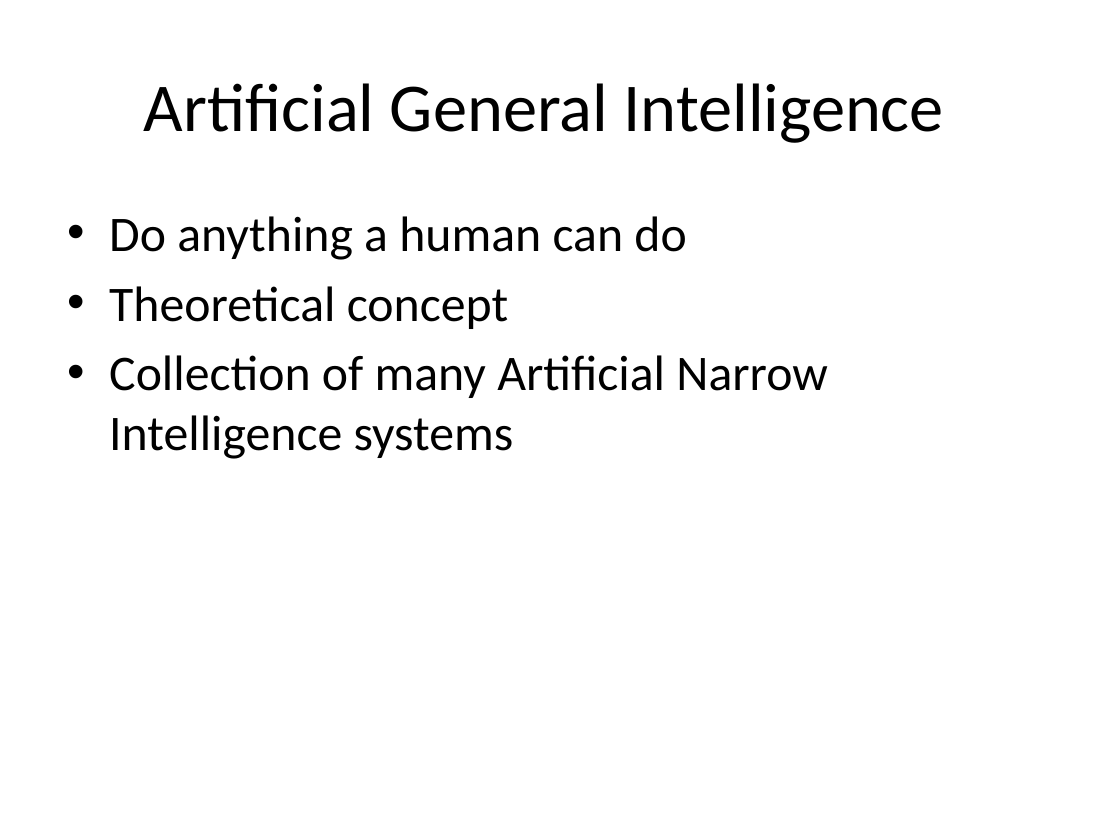
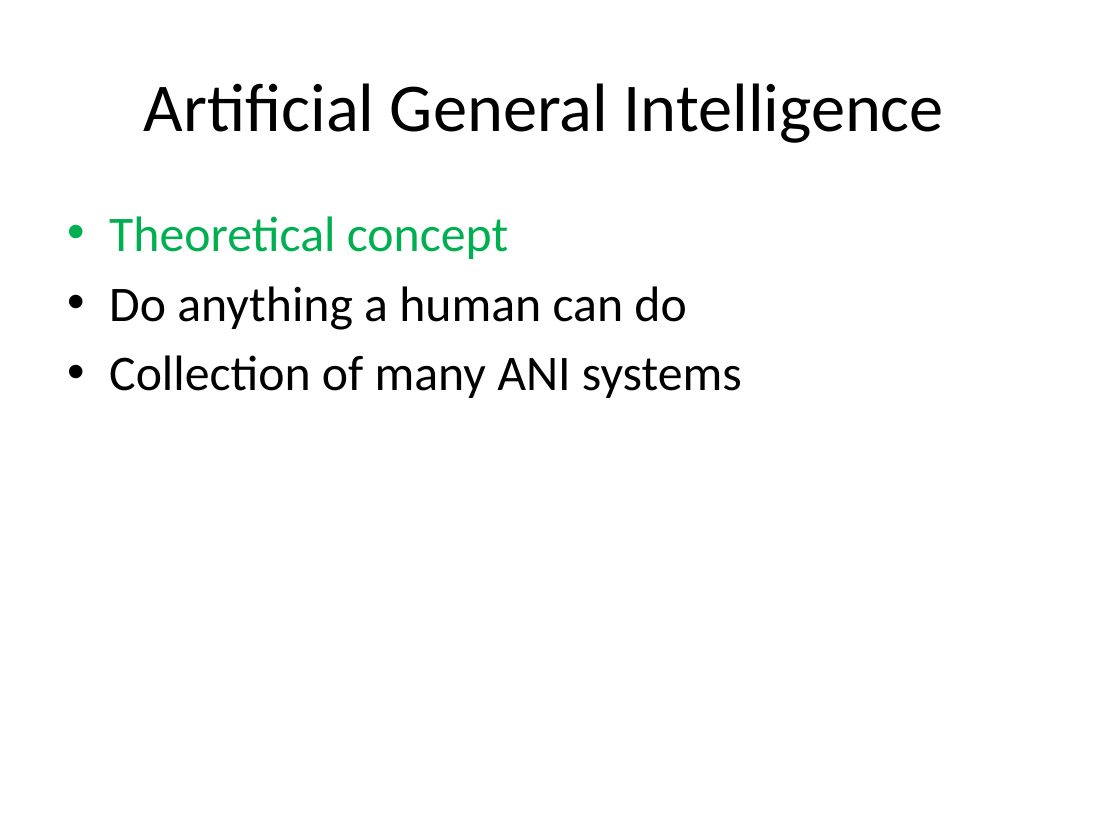
Before and after one commit to look4pritam/ArtificialIntelligence, a slide deck: slide 7 of presentations/AI/ArtificialIntelligence.pptx (slide 6 before the commit). Drawn at 1120x840 pixels with LibreOffice and Linux fonts; fonts in the diff are those of the drawing. Boxes give left, top, right and bottom in pixels: in the first picture for what was removed or moved away, otherwise in the second. Text is boxed around its words. In the diff, an @@ line names an element or a change of style, - is before the commit and + after.

```diff
--- a/presentations/AI/ArtificialIntelligence.pptx
+++ b/presentations/AI/ArtificialIntelligence.pptx
@@ text at (109, 216, 508, 259): paragraph added @@
+• Theoretical concept
@@ text at (109, 355, 742, 398): text changed @@
-• Theoretical concept
-• Collection of many Artificial Narrow Intelligence systems
+• Collection of many ANI systems
```
Also in this commit, not shown: 8 other slides changed, 20 slides added.
